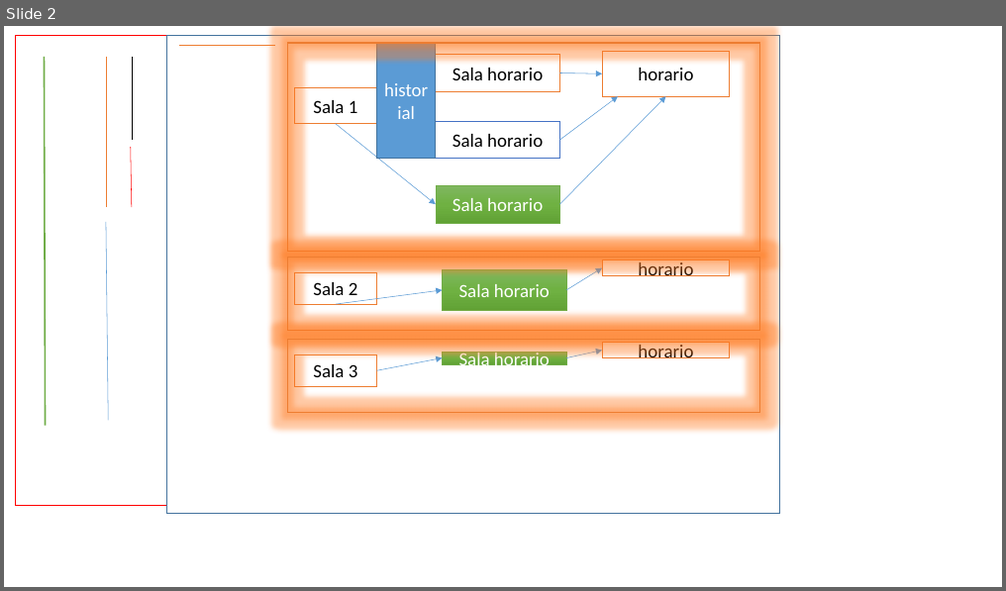
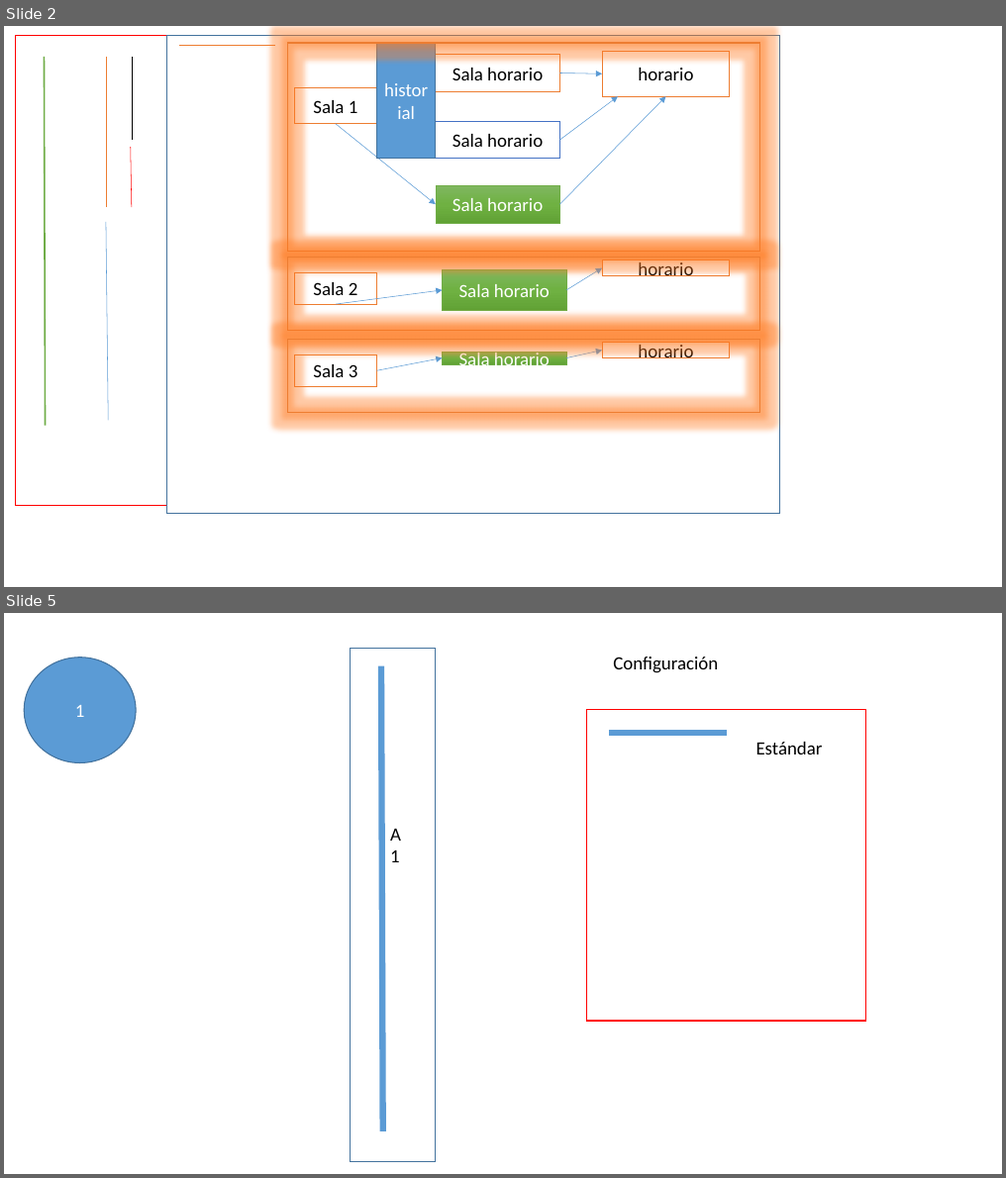
Before and after one commit to 4mbk0r/proyecto-utraid, a slide deck: diseño/Presentación1.pptx. Shown one above the other, each under a label of ours: slide 2 before the commit, slides 2 and 5 after it; the slides between them are not shown. The pictures are 1006x591 and 1006x1178 pixels, drawn with LibreOffice and Linux fonts; fonts in the diff are those of the drawing. Boxes give left, top, right and bottom in pixels: in the first picture for what was removed or moved away, otherwise in the second. Text is boxed around its words. In the diff, an @@ line names an element or a change of style, - is before the commit and + after.

```diff
--- a/diseño/Presentación1.pptx
+++ b/diseño/Presentación1.pptx
@@ slide 5 added at (x1=4, y1=613, x2=1002, y2=1174), background #FFFFFF @@
@@ ellipse added at (x1=24, y1=658, x2=136, y2=762), fill #5B9BD5, outline #43739E 1 pt, 18 pt, text #FFFFFF @@
+1
@@ rectangle added at (x1=350, y1=648, x2=436, y2=1161), outline #43739E 1 pt @@
@@ line added from (381, 666) to (383, 1132), #5B9BD5 6 pt @@
@@ text added at (x1=613, y1=657, x2=718, y2=673), 18 pt, text #000000 @@
+Configuración
@@ rectangle added at (x1=587, y1=710, x2=866, y2=1022), outline #FF0000 1 pt @@
@@ line added from (609, 733) to (727, 733), #5B9BD5 6 pt @@
@@ text added at (x1=756, y1=742, x2=823, y2=755), 18 pt, text #000000 @@
+Estándar
@@ text added at (x1=390, y1=829, x2=401, y2=862), 18 pt, text #000000 @@
+A
+1
```
Also in this commit, not shown: 3 slides changed, 2 other slides added, 10 other files.
